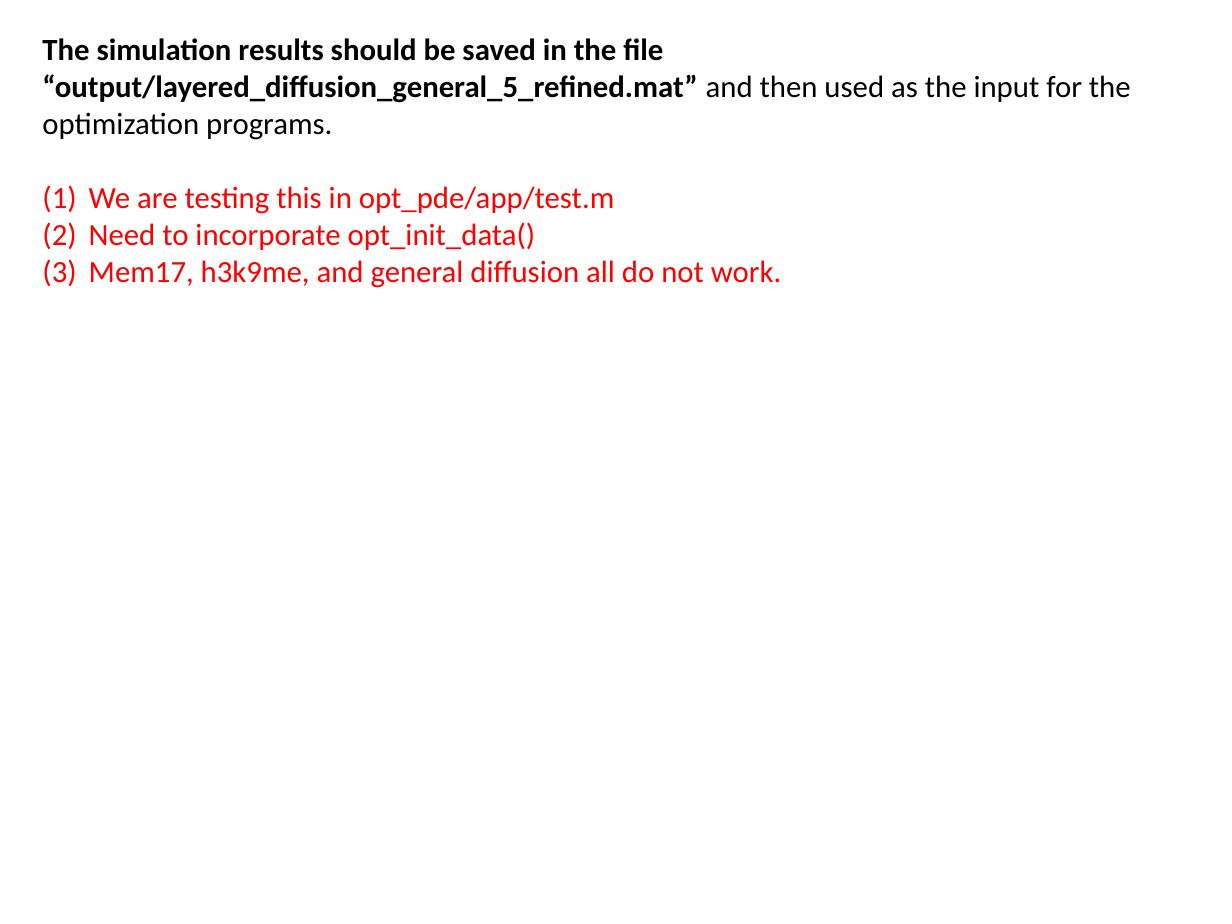
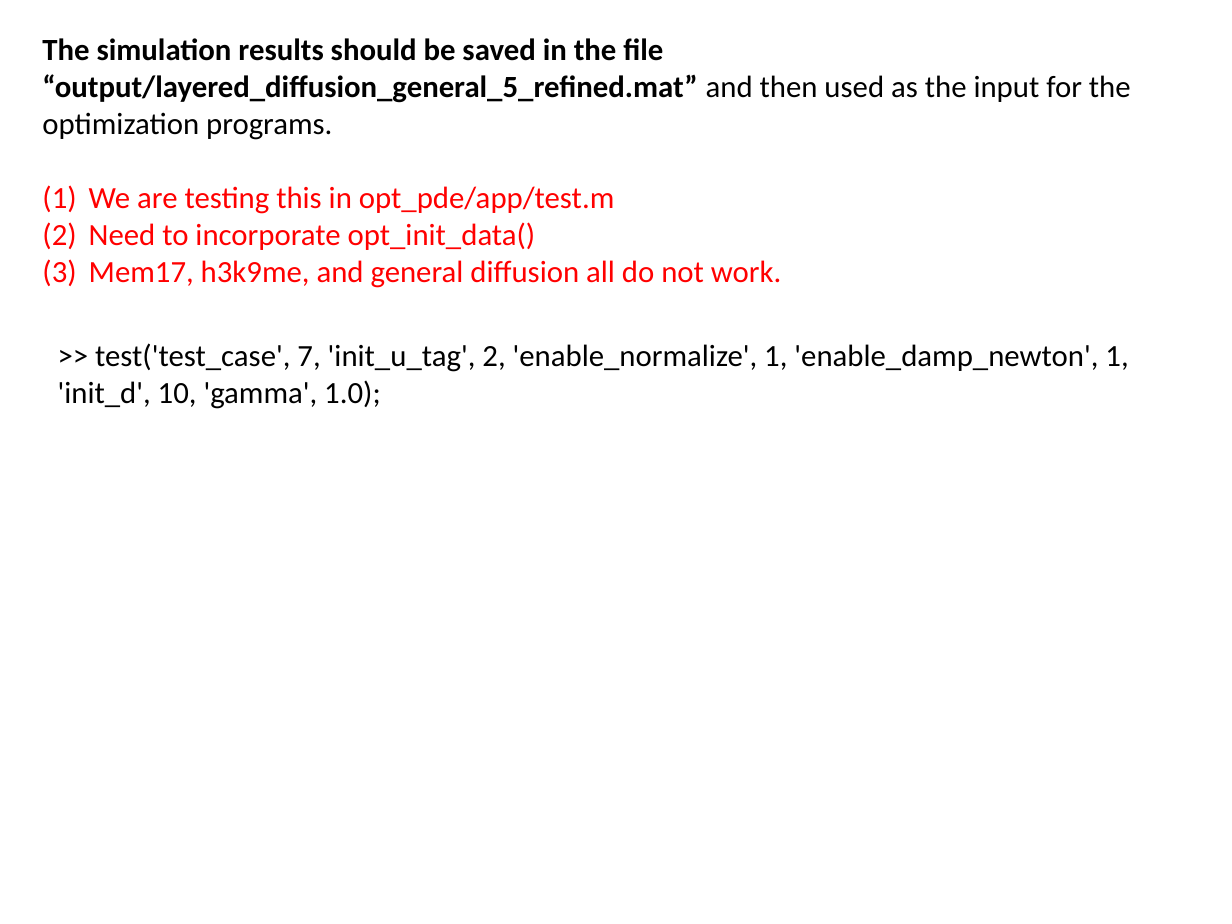
Before and after one commit to lu6007/opt-pde, a slide deck: slide 14 of doc/result_0404_2019.pptx. Drawn at 1232x924 pixels with LibreOffice and Linux fonts; fonts in the diff are those of the drawing. Boxes give left, top, right and bottom in pixels: in the first picture for what was removed or moved away, otherwise in the second. Text is boxed around its words. In the diff, an @@ line names an element or a change of style, - is before the commit and + after.

```diff
--- a/doc/result_0404_2019.pptx
+++ b/doc/result_0404_2019.pptx
@@ text added at (58, 343, 1128, 409), 18 pt, text #000000 @@
+>> test('test_case', 7, 'init_u_tag', 2, 'enable_normalize', 1, 'enable_damp_newton', 1, 'init_d', 10, 'gamma', 1.0);
```
Also in this commit, not shown: 2 other files.
